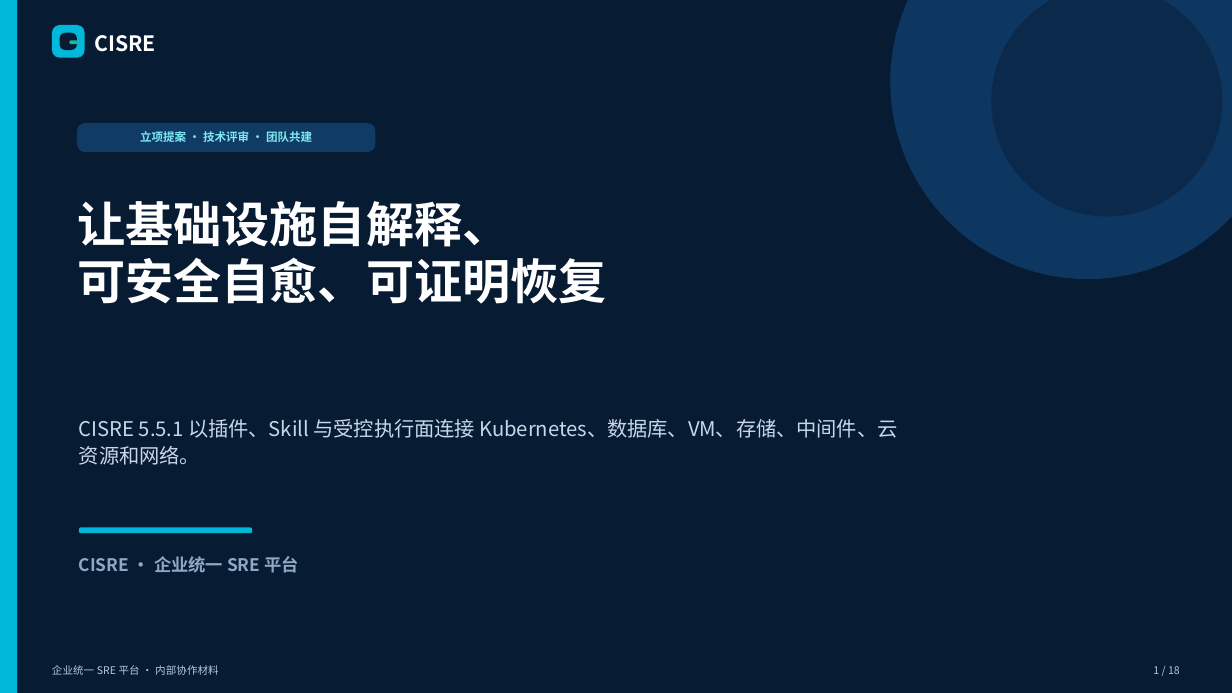
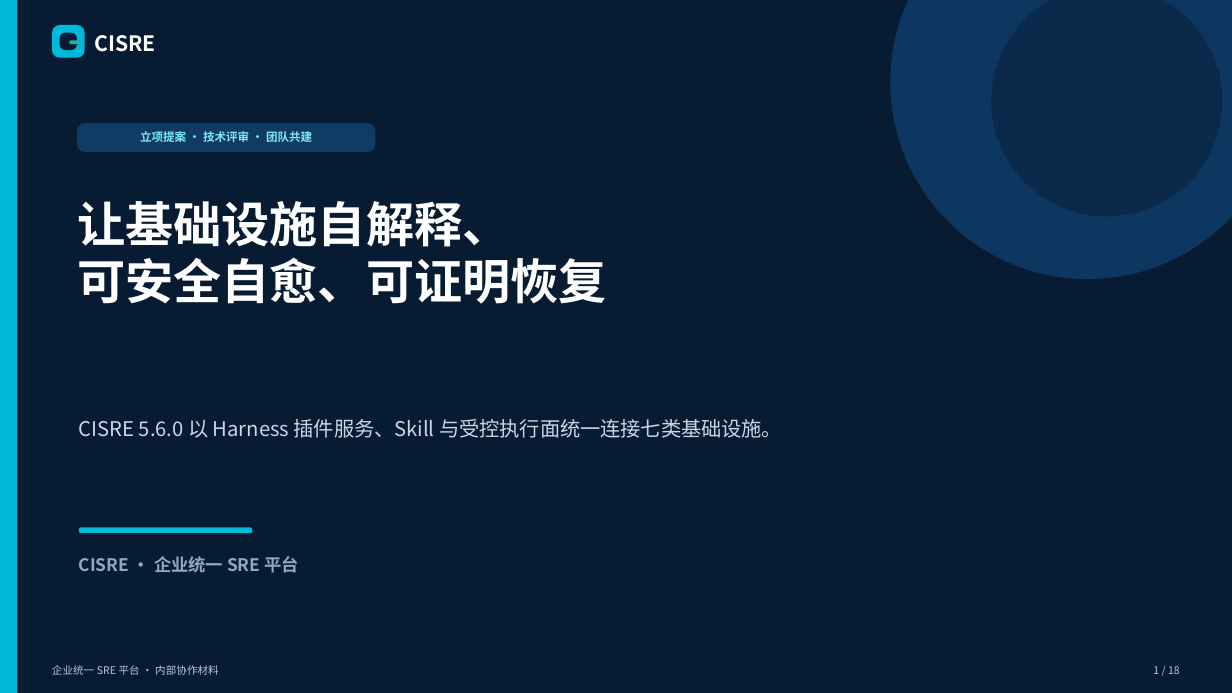
Before and after one commit to William-Lu-stack/Flawless, a slide deck: slide 1 of docs/CISRE_ENTERPRISE_OPS_PLATFORM.pptx. Drawn at 1232x693 pixels with LibreOffice and Linux fonts; fonts in the diff are those of the drawing. Boxes give left, top, right and bottom in pixels: in the first picture for what was removed or moved away, otherwise in the second. Text is boxed around its words. In the diff, an @@ line names an element or a change of style, - is before the commit and + after.

Commit message:
feat(platform): release CISRE 5.6.0 plugin harness

```diff
--- a/docs/CISRE_ENTERPRISE_OPS_PLATFORM.pptx
+++ b/docs/CISRE_ENTERPRISE_OPS_PLATFORM.pptx
@@ text at <box>79,419,782,438</box>: text changed @@
-CISRE 5.5.1 以插件、Skill 与受控执行面连接 Kubernetes、数据库、VM、存储、中间件、云资源和网络。
+CISRE 5.6.0 以 Harness 插件服务、Skill 与受控执行面统一连接七类基础设施。
```
Also in this commit, not shown: 12 other slides changed, 35 other files.
